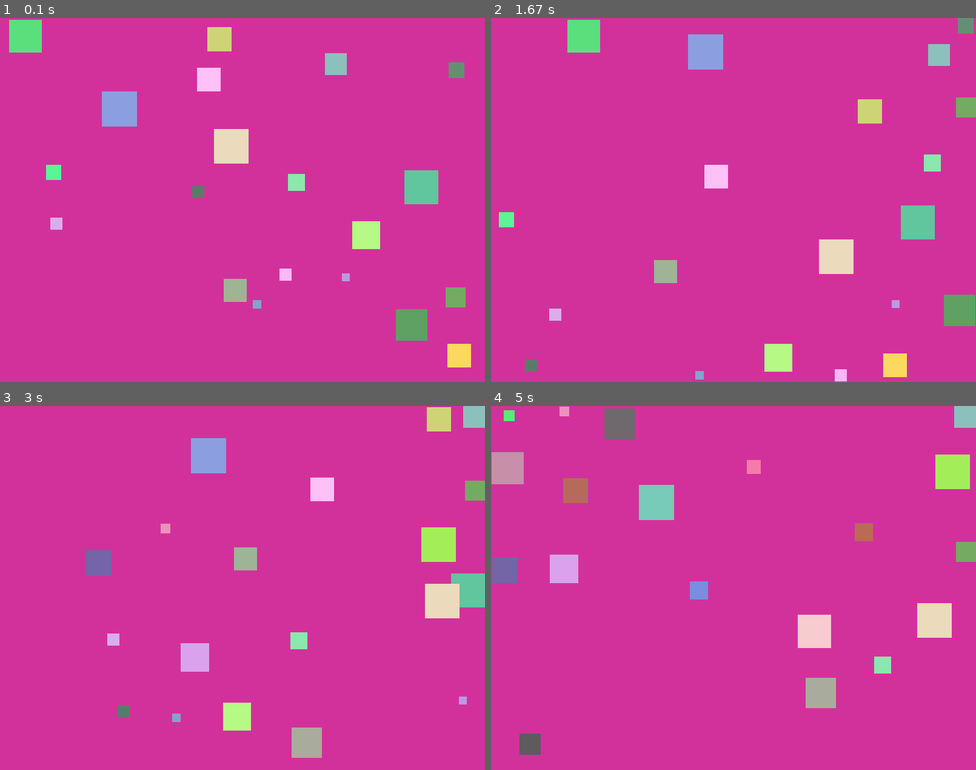
Above: before the commit, frames 1-4 (two rows, left to right).
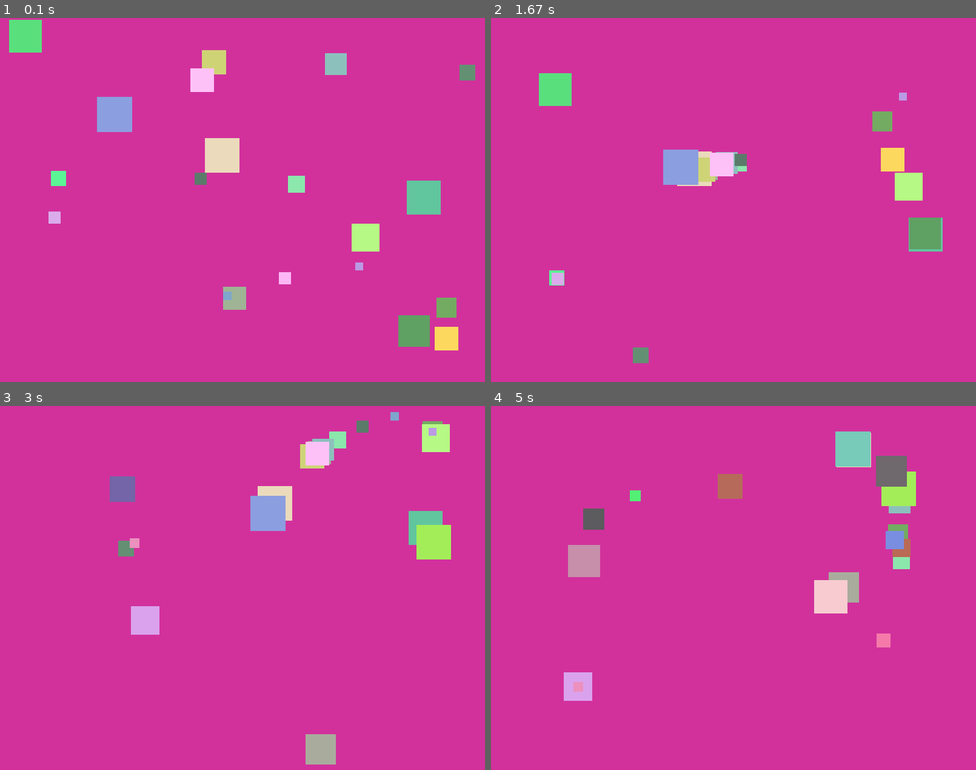
Above: after the commit, the same moments.

Repository: cindy-fotsing/lab8-pygame
Game: pygame game, started from main.py
Two runs of this game, one before a commit and one after it. Both use one fixed random seed, a clock stepped at 60 frames per second and the inputs below.
Inputs:
- Up to frame 1 (0.1 s): no input
- Up to frame 2 (1.67 s): no input
- Up to frame 3 (3 s): no input
- Up to frame 4 (5 s): no input

The runs differ from the first frame. In frame 1, 4.6% of the frame differs, in the area x 9-98%, y 2-96%; in frame 2, 9.4%; in frame 3, 9.4%; in frame 4, 12%, in the area x 0-100%, y 0-96%.

Commit message:
feat:Chasing/Fleeing behaviour

Diff:
--- a/main.py
+++ b/main.py
@@ -40,7 +40,7 @@
 		return (self.x + self.size / 2, self.y + self.size / 2)
 
 	def update(self, squares: list["Square"]) -> None:
-		bigger_neighbors = [s for s in squares if s is not self and s.size > self.size]
+		bigger_neighbors = [s for s in squares if s is not self and s.size < self.size]
 
 		cx, cy = self.center()
 		nearby_threats = [
@@ -52,17 +52,17 @@
 			threat = min(nearby_threats, key=lambda s: distance((cx, cy), s.center()))
 
 			tx, ty = threat.center()
-			dx = cx - tx
-			dy = cy - ty
+			dx = tx - cx
+			dy = ty - cy
 			dist = distance((cx, cy), (tx, ty))
 
 			if dist > 0:
 				nx = dx / dist
 				ny = dy / dist
 
-				flee_strength = 4.0 * (1.0 - dist / DANGER_RADIUS)
-				self.vx += nx * flee_strength
-				self.vy += ny * flee_strength
+				chase_strength = 3.0 * (1.0 - dist / DANGER_RADIUS)
+				self.vx += nx * chase_strength
+				self.vy += ny * chase_strength
 
 				speed = math.hypot(self.vx, self.vy)
 				if speed > self.max_speed:
